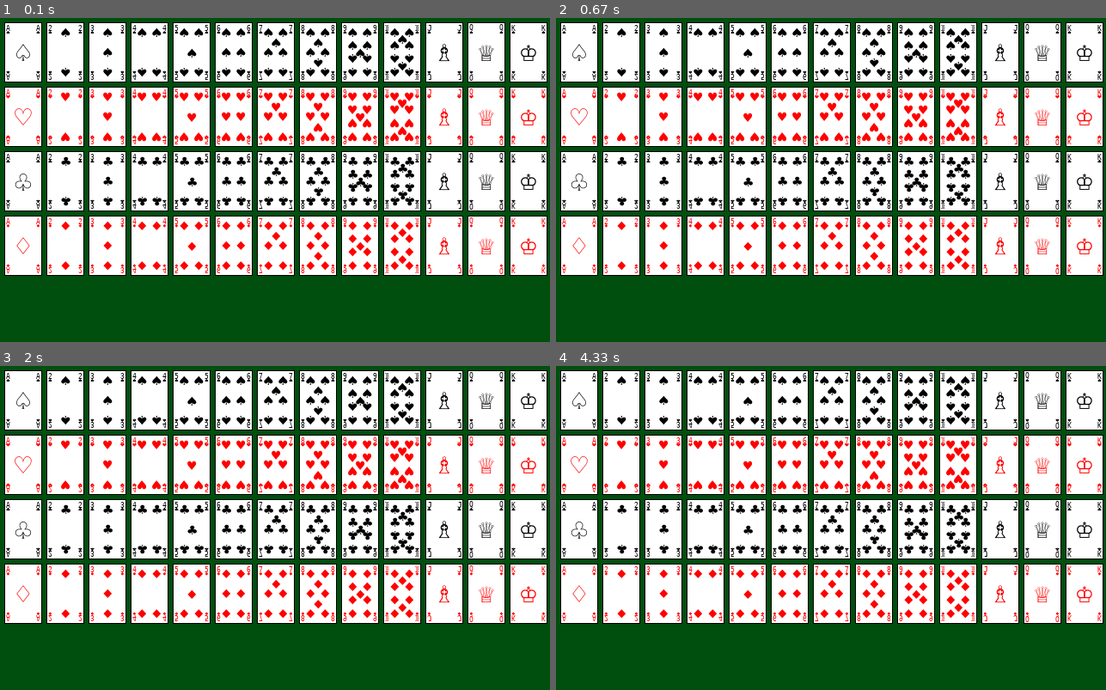
Above: before the commit, frames 1-4 (two rows, left to right).
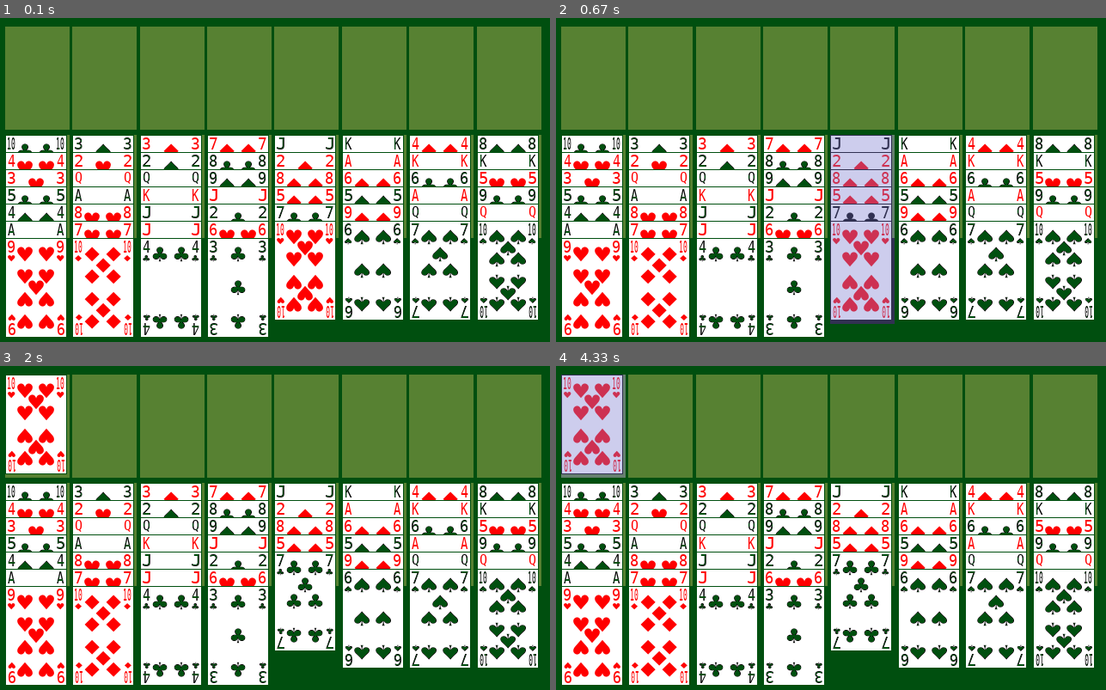
Above: after the commit, the same moments.

Repository: NoShadock/pygame-freecell
Game: pygame game, started from freecell.py
Same seed, same stepped clock (60 frames per second), same inputs: the game is played once before the commit and once after it.
Inputs (mouse positions are in pixels of both pictures, inside the frame that each line leads up to):
- Up to frame 1 (0.1 s): no input
- Up to frame 2 (0.67 s): press the mouse at (831, 251) at 0.37 s; move the mouse to (765, 238) at 0.47 s; release the mouse at (699, 228) at 0.6 s
- Up to frame 3 (2 s): press the mouse at (38, 427) at 0.7 s; move the mouse to (66, 450) at 0.8 s; release the mouse at (88, 472) at 0.93 s; move the mouse to (165, 424) at 1.13 s; click (165, 424) at 1.38 s; move the mouse to (outside the picture) at 1.77 s
- Up to frame 4 (4.33 s): click (outside the picture) at 2.1 s; move the mouse to (974, 414) at 2.57 s; click (974, 414) at 2.9 s; tap Enter at 3.37 s; press the mouse at (594, 427) at 4.2 s; move the mouse to (787, 573) at 4.3 s

The runs differ from the first frame. In frame 1, 70% of the frame differs, in the area x 0-100%, y 1-99%; in frame 2, 73%; in frame 3, 68%; in frame 4, 70%.

Commit message:
operational freecell

Diff:
--- /dev/null
+++ b/board.py
@@ -0,0 +1,238 @@
+from deck import card_size, Colors, Card
+import pygame
+from collections import deque
+from itertools import count
+
+
+class Slot(object):
+    """
+    A space on the board that can contain zero, one or many Card -> Sequence<Card>
+    """
+
+    def __init__(self, spread=False, spreadth=0):
+        self.stack = []
+        self.spread = spread
+        if spread and spreadth < 1:
+            raise ValueError(f'cannot spread slot stack lower than spreadth=1, got {spreadth}')
+        self.spreadth = spreadth
+        self._peeking_at = None
+
+    def __getitem__(self, index):
+        return self.stack[index]
+
+    def __len__(self):
+        return len(self.stack)
+
+    def put(self, cards):
+        """
+        Put a single card or iterable on top of the slot if feasible
+        Raises ValueError if not feasible
+        """
+        if isinstance(cards, Card):
+            self.put_single(cards)
+        else:
+            # backup state for revert
+            self.freeze()
+            try:
+                for c in cards:
+                    self.put_single(c)
+            except ValueError as e:  # revert changes
+                self.revert()
+                raise e
+            finally:
+                self.unfreeze()
+
+    def freeze(self):
+        '''save state for upcoming revert'''
+        self._freeze_stack = self.stack.copy()
+
+    def revert(self):
+        '''revert to previously frozen state'''
+        self.stack = self._freeze_stack
+
+    def unfreeze(self):
+        '''delete saved state'''
+        del self._freeze_stack
+
+    def put_single(self, card):
+        self.stack.append(card)
+
+    def pop_from(self, index):
+        resp, self.stack = self[index:], self[:index]
+        return resp
+
+    def receive_from(self, slot, max_cards):
+        # print(self.__class__.__name__, ': receive max ', max_cards)
+        for k in range(max_cards, 0, -1):
+            try:
+                self.put(slot[-k:])
+            except ValueError:
+                continue
+            else:
+                slot.pop_from(-k)
+                return True
+        else:
+            return False
+
+    def is_empty(self):
+        try:
+            self[0]
+        except IndexError:
+            return True
+        else:
+            return False
+
+    @property
+    def base_size(self):
+        global card_size
+        return card_size
+
+    def _step_height(self):
+        if not self.spread:
+            return 0
+        n = len(self)
+        if n == 0:
+            return 0
+        _, h = self.base_size
+        return min(h // 6, int((self.spreadth - 1) * h // n))
+
+    def _height(self, index):
+        return int(index * self._step_height())
+
+    def get_index(self, position):
+        """
+        position -> tuple (x, y) relative position to the Slot origin/topleft
+        """
+        x, y = position
+        s = self._step_height()
+        if s == 0:
+            return len(self) - 1
+        else:
+            return min(len(self) - 1, int(y / s))
+
+    def get_position(self, index):
+        """
+        return position -> tuple (x, y) relative position to the Slot origin/topleft
+        """
+        if index < 0:
+            index += len(self)
+        return (0, self._height(index))
+
+    def area(self):
+        w, h = self.base_size
+        return pygame.Rect(0, 0, w, self.get_position(-1)[1] + h)
+
+    def peek_on(self, index_or_position):
+        try:
+            x, y = index_or_position
+        except TypeError:
+            index = index_or_position
+        else:
+            index = self.get_index(index_or_position)
+        if 0 <= index < len(self):
+            self._peeking_at = index
+            # print(f'{self.__class__.__name__}: peeking at {index}')
+        else:
+            raise IndexError('peeking index out of bounds')
+
+    def peek_off(self):
+        self._peeking_at = None
+
+    def render(self):
+        # TODO improve perf
+        w, h = self.base_size
+        surface = pygame.Surface(size=(w, self.spreadth * h if self.spread else h))
+        surface.fill(Colors.light_green, pygame.Rect(0, 0, w, h))
+        surface.set_colorkey(Colors.black)
+        for i, card in enumerate(self):  # TODO reverse order to lazy blit
+            surface.blit(card.render(), self.get_position(i))
+        if self._peeking_at is not None:
+            surface.blit(self[self._peeking_at].render(), self.get_position(self._peeking_at))
+        return surface
+
+    def save(self):
+        return self.stack.copy()
+
+    def load(self, from_stack):
+        self.stack = from_stack
+
+
+class FoundationSlot(Slot):
+    """docstring for FoundationSlot"""
+
+    def put_single(self, card):
+        try:
+            topmost = self[-1]
+        except IndexError:  # empty slot
+            if card.number == 1:
+                super().put_single(card)
+            else:
+                raise ValueError(f'First on FoundationSlot must be an Ace, got {card}')
+        else:
+            if card.suit == topmost.suit and card.number == topmost.number + 1:
+                super().put_single(card)
+            else:
+                raise ValueError(f'Expecting following to {topmost} got {card}')
+
+
+class ToggleSlot(Slot):
+    def __init__(self, *args, **kwargs):
+        super().__init__(*args, **kwargs)
+        self._toggle = False
+
+    def toggle(self, value=None):
+        if self.is_empty():
+            self._toggle = False
+        elif value:
+            self._toggle = value
+        else:
+            self._toggle ^= True
+        return self._toggle
+
+    def render(self):
+        srf = super().render()
+        if self._toggle:
+            shade = pygame.Surface(size=self.area().size)
+            shade.fill(Colors.blueish)
+            shade.set_alpha(100)
+            srf.blit(shade, self.area())
+        return srf
+
+
+class ReserveSlot(ToggleSlot):
+    """docstring for ReserveSlot"""
+
+    def put_single(self, card):
+        if self.is_empty():
+            super().put_single(card)
+        else:
+            raise ValueError('Slot is already occupied')
+
+    def receive_from(self, slot, *a, **kw):
+        return super().receive_from(slot, max_cards=1)
+
+
+class TableauSlot(ToggleSlot):
+    """docstring for TableauSlot"""
+
+    def __init__(self):
+        super().__init__(spread=True, spreadth=2.5)
+
+    def put_single(self, card):
+        try:
+            topmost = self[-1]
+        except IndexError:
+            super().put_single(card)
+        else:
+            if card.number == topmost.number - 1 and card.suit.index % 2 != topmost.suit.index % 2:
+                super().put_single(card)
+            else:
+                raise ValueError(f'{card} cannot stack on {topmost}')
+
+
+def main():
+    pass
+
+
+if __name__ == '__main__':
+    main()
--- a/deck.py
+++ b/deck.py
@@ -8,8 +8,10 @@
 from time import sleep
 from operator import sub
 from contextlib import suppress
-
-card_ratio = 8 / 5
+import random
+
+
+card_ratio = 8 / 5  # heigth / width
 card_size = (75, 120)
 font = None
 font_selection = [
@@ -26,10 +28,11 @@
 class Colors(object):  # hex code comments for my color highlighter
     red = Color(r=255, g=0, b=0)  # 0xFF0000
     green = Color(r=0, g=79, b=15)  # 0x004D0F
-    light_green = Color(r=0, g=79, b=15)  # 0x578132
+    light_green = Color(r=87, g=129, b=50)  # 0x578132
     black = Color(r=0, g=0, b=0)  # 0x000000
     white = Color(r=255, g=255, b=255)  # 0xFFFFFF
     blue = Color(r=0, g=0, b=255)  # 0x0000FF
+    blueish = Color(r=127, g=127, b=211)  # 0x7F7FD3
     gold = pygame.color.THECOLORS['goldenrod']
 
 
@@ -69,7 +72,7 @@
         return self.number in self.court
 
     def __str__(self):
-        return self.value + self.car.suit.symbol
+        return self.value + self.suit.symbol
 
 
 class CardSurface(FrenchCard):
@@ -238,12 +241,12 @@
         corner_value = corner_sprite.get_rect()
         corner_value.height //= 2  # top half corner
         self.blit_text_to(corner_sprite, text=self.value, position=corner_value)
-        corner_sym = pygame.Rect(corner_value.midbottom, (min(corner_value.size),) * 2)
-        corner_sym.centerx = corner_value.centerx
-        self.blit_text_to(corner_sprite, text=self.suit.symbol, position=corner_sym)
+        corner_symbol = pygame.Rect((0, corner_value.bottom + margin), (min(corner_value.width, corner_value.height - margin),) * 2)
+        corner_symbol.centerx = corner_value.centerx
+        self.blit_text_to(corner_sprite, text=self.suit.symbol, position=corner_symbol)
         topleft_corner = corner_sprite.get_rect().move(margin, margin)
         corners = [rect_symetry(topleft_corner, x=x, y=y) for x in [None, card.centerx] for y in [None, card.centery]]
-        flipped_corner_sprite = pygame.transform.flip(corner_sprite, False, True)
+        flipped_corner_sprite = pygame.transform.flip(corner_sprite, True, True)
         for corner_position in corners:
             self.surface.blit(flipped_corner_sprite if corner_position.y > card.centery else corner_sprite, corner_position)
         # center symbols
@@ -251,8 +254,8 @@
         cisize = tuple(map(lambda it: reduce(sub, it), zip(botright_corner.bottomleft, (margin, 0), topleft_corner.midright)))
         card_image_sprite = pygame.Surface(size=cisize)
         card_image = card_image_sprite.get_rect(center=card.center)
-        sym_size = min(2 * card_image.width // 5, card_image.height // 4)
-        court_size = 3 * sym_size
+        symbol_size = min(2 * card_image.width // 5, card_image.height // 4)
+        court_size = 3 * symbol_size
         if self.is_court():
             # display big pic in center
             try:
@@ -263,66 +266,80 @@
                 court_srf, _ = self.font.render(court_srf, size=court_size, fgcolor=self.suit.color)
             self.surface.blit(court_srf, court_srf.get_rect(center=card_image.center))
         else:
-            sym_sprite, sym = font_fill(self.font, text=self.suit.symbol, size=(sym_size,) * 2, fgcolor=self.suit.color)
-            sym.topleft = (0, 0)
-            flipped_sym_sprite = pygame.transform.flip(sym_sprite, False, True)
+            symbol_sprite, symbol = font_fill(self.font, text=self.suit.symbol, size=(symbol_size,) * 2, fgcolor=self.suit.color)
+            symbol.topleft = (0, 0)
+            flipped_symbol_sprite = pygame.transform.flip(symbol_sprite, False, True)
             # numbers = [1, 2, 3, 4, 5, 6, 7, 8, 9, 10]
             # columns = [1, 1, 1, 2, 2, 2, 2, 2, 2, 2]
             # per_col = [1, 2, 3, 2, 2, 3, 3, 3, 4, 4]
             # remaind = [0, 0, 0, 0, 1, 0, 1, 0, 1, 2]
             if self.number < 4:
                 per_col = self.number
-                column_x = card_image.centerx - (sym.width // 2)
+                column_x = card_image.centerx - (symbol.width // 2)
             else:
                 per_col = self.number // 3 + 1
                 column_x = card_image.x
-            column_y = (card_image.y + (card_image.h - sym.h) * k / (per_col - 1) for k in range(per_col))
-            positions = [sym.move(column_x, y) for y in column_y]
+            column_y = (card_image.y + (card_image.h - symbol.h) * k / (per_col - 1) for k in range(per_col))
+            positions = [symbol.move(column_x, y) for y in column_y]
             if self.number >= 4:  # add symetric positions
                 positions += [rect_symetry(pos, x=card_image.centerx) for pos in positions]
-            column_y = [card_image.y + sym.h / 2 + (card_image.h - sym.h) * (2 * k + 1) / 2 / (per_col - 1) for k in range(per_col)]
+            column_y = [card_image.y + symbol.h / 2 + (card_image.h - symbol.h) * (2 * k + 1) / 2 / (per_col - 1) for k in range(per_col)]
             remainder_y = {5: [card_image.centery], 9: [card_image.centery], 7: column_y[0:1], 8: column_y[0:2],
                            10: column_y[0:3:2]}.get(self.number, [])
-            positions += (sym_sprite.get_rect(center=(card_image.centerx, y)) for y in remainder_y)
+            positions += (symbol_sprite.get_rect(center=(card_image.centerx, y)) for y in remainder_y)
             for pos in positions:
-                self.surface.blit(flipped_sym_sprite if pos.y > card.centery else sym_sprite, pos)
-
-
+                self.surface.blit(flipped_symbol_sprite if pos.y > card.centery else symbol_sprite, pos)
+
+
+class EmptySlot(CardSurface):
+    def render(self):
+        self.surface.fill(Colors.light_green)
+        return self.surface
+
+
+empty_card = EmptySlot()
 deck = [Card(number=i, suit=Suits.suits[s]) for s in range(4) for i in range(1, 14)]
 
 
 def _resize(new_size):
     global card_size
     card_size = new_size
-    for c in deck:
+    for c in chain(deck, [empty_card]):
         c.resize(new_size)
+    return card_size
 
 
 @singledispatch
 def resize(new_width):
     new_size = int(new_width), int(new_width * card_ratio)
-    _resize(new_size)
+    return _resize(new_size)
 
 
 @resize.register(tuple)
 def _(new_size):
-    _resize(new_size)
+    return _resize(new_size)
+
+
+def set_size(screensize, cols=8, rows=3.5, margin=5):
+    ws, hs = screensize
+    ws -= (cols + 1) * margin
+    hs -= (rows + 1) * margin
+    h = int(min(ws / cols * card_ratio, hs / rows))
+    w = int(h / card_ratio)
+    return resize((w, h))
+
+
+def shuffle():
+    random.shuffle(deck)
 
 
 def show_deck(screen, suit_offset=0, clean=True):
     if(clean):
         screen.fill(Colors.green)
     m = 5
+    set_size(screen.get_rect().size, cols=13, rows=4, margin=m)
     wc, hc = map(lambda x: x + m, card_size)
-    n = len(deck)
-    rows = len(Suits.suits)
-    cols = (n - 1) // rows + 1
-    _, _, ws, hs = screen.get_rect()
-    max_wc = min(ws // cols, hs / card_ratio // rows)
-    if max_wc < wc:
-        resize(max_wc - m)
-        wc, hc = map(lambda x: x + m, card_size)
-    for c, (i, j) in zip(deck, ((i, j) for i in range(rows) for j in range(cols))):
+    for c, (i, j) in zip(deck, ((i, j) for i in range(4) for j in range(13))):
         screen.blit(c.render(), (m + wc * j, m + hc * i))
     pygame.display.update()
 
@@ -360,6 +377,7 @@
             show_deck(screen, offset)
             while wait_events():
                 sleep(0.01)
+                shuffle()
     except EOFError:
         pass
     finally:
--- a/examp_resize.py
+++ /dev/null
@@ -1,16 +0,0 @@
-import pygame
-from pygame.locals import *
-pygame.init()
-screen = pygame.display.set_mode((500, 500), HWSURFACE | DOUBLEBUF | RESIZABLE)
-pic = pygame.image.load("example.png")  # You need an example picture in the same folder as this file!
-screen.blit(pygame.transform.scale(pic, (500, 500)), (0, 0))
-pygame.display.flip()
-while True:
-    pygame.event.pump()
-    event = pygame.event.wait()
-    if event.type == QUIT:
-        pygame.display.quit()
-    elif event.type == VIDEORESIZE:
-        screen = pygame.display.set_mode(event.dict['size'], HWSURFACE | DOUBLEBUF | RESIZABLE)
-        screen.blit(pygame.transform.scale(pic, event.dict['size']), (0, 0))
-        pygame.display.flip()
--- a/freecell.py
+++ b/freecell.py
@@ -1,69 +1,297 @@
 #!/usr/bin/env python3
 import deck
+from board import ReserveSlot, FoundationSlot, TableauSlot
 import pygame
-from pygame.constants import KEYDOWN, QUIT, RESIZABLE, VIDEORESIZE
+from pygame.constants import KEYDOWN, QUIT, RESIZABLE, VIDEORESIZE, MOUSEBUTTONDOWN, MOUSEBUTTONUP
 from collections import defaultdict, deque, namedtuple
 from functools import reduce
+from copy import copy
+from itertools import chain, cycle
 import operator
-import time
+from contextlib import suppress
+
+
+def on_quit(event):
+    print('quit')
+    raise EOFError('quit signal')  # break the main loop
+
+
+def on_resize(event):
+    # need to delay action otherwise pygame choke
+    def process_resize(screensize):
+        resize(screensize)
+        return True
+
+    delay(action=lambda: resize(event.size), key='resize')
+
+
+_focus = None
+
+
+def unfocus():
+    global _focus
+    if _focus is None:
+        return False
+    else:
+        _focus.toggle(False)
+        _focus = None
+        return True
+
+
+def click(position):
+    global _focus
+    pos, slot = get_slot(position)
+    if _focus is None or slot is _focus:
+        try:
+            _focus = slot if slot.toggle() else None
+        except AttributeError:
+            return False
+        else:
+            return True
+    else:
+        changed = slot.receive_from(_focus, max_cards=(1 + count_empty(tableau)) * (1 + count_empty(reserve)))
+        print(changed)
+        unfocus()
+        if changed:
+            save_board_state()
+        return True
+
+
+def count_empty(iterable_slots):
+    return sum(map(lambda x: x.is_empty(), iterable_slots))
+
+
+_peek = []
+
+
+def peek(position):
+    pos, slot = get_slot(position)
+    try:
+        r = slot.area().move(pos)
+        if r.collidepoint(*position):
+            x, y, a, b = *position, *pos
+            relpos = (x - a, y - b)
+            slot.peek_on(relpos)
+            _peek.append(slot)
+    except AttributeError:
+        return False
+    else:
+        return True
+
+
+click_handlers = defaultdict(lambda: no_action, {1: click, 3: peek})
+
+
+def on_click(event):
+    try:
+        return click_handlers[event.button](event.pos)
+    except ValueError:
+        return unfocus()
+
+
+def save_board_state():
+    print('saving state to history')
+    global history, history_current, history_future
+    if history_current:
+        history.append(history_current)
+    history_current = tuple([slot.save() for slot in panel] for panel in board)
+    history_future.clear()
+
+
+def _history_step(from_stack, to_stack):
+    global board, history_current
+    try:
+        state = from_stack.pop()  # raises IndexError if no history
+    except IndexError:
+        print('failed history step')
+    else:
+        to_stack.append(history_current)
+        history_current = state
+        print('load historical state')
+        for panel, saved_panel in zip(board, history_current):
+            for slot, saved_slot in zip(panel, saved_panel):
+                slot.load(saved_slot)
+        return True
+
+
+def step_forward():
+    global history, history_future
+    print(f'before -> past ({len(history)}) future ({len(history_future)})')
+    resp = _history_step(from_stack=history_future, to_stack=history)
+    print(f'after -> past ({len(history)}) future ({len(history_future)})')
+    return resp
+
+
+def step_back():
+    global history, history_future
+    print(f'before -> past ({len(history)}) future ({len(history_future)})')
+    resp = _history_step(from_stack=history, to_stack=history_future)
+    print(f'after -> past ({len(history)}) future ({len(history_future)})')
+    return resp
+
+
+key_handlers = defaultdict(lambda: no_action, {'-': step_back, '+': step_forward})
 
 
 def on_keydown(event):
     print(event)
-    return False
-
-
-def on_quit(event):
-    print('quit')
-    raise EOFError('quit signal')
-
-
-def on_resize(event):
-    print('resize ', event.size, pygame.display.get_surface().get_rect())
-    # need to delay action otherwise pygame choke
-    k = 'resize'
-    # if k not in differed:
-    differed[k] = DifferedAction(delay=5000, action=lambda: resize(event.size))
-    return False
-
-
-def resize(size):
-    print('resizing: ', size)
-    pygame.display.set_mode(size, RESIZABLE)
-    deck.resize(size)
+    return key_handlers[event.unicode]()
+
+
+def pop_iter(stack):
+    try:
+        while True:
+            yield stack.pop()
+    except IndexError:
+        raise StopIteration()
+
+
+def on_click_release(event):
+    if event.button == 3:  # turn peek off
+        resp = len(_peek) > 0
+        for slot in pop_iter(_peek):
+            slot.peek_off()
+        return resp
+
+
+def resize(screensize):
+    pygame.display.set_mode(screensize, RESIZABLE)
+    return deck.set_size(screensize, cols=8, rows=3.5, margin=margin * screensize[0])  # init board
 
 
 def no_action(*a):
     return False
 
 
-handlers = defaultdict(lambda: no_action, {KEYDOWN: on_keydown, QUIT: on_quit, VIDEORESIZE: on_resize})
-DifferedAction = namedtuple('DifferedAction', ['delay', 'action'])
-differed = {}
+_differed = {}
+_differed_delay = {}
+
+
+def delay(action, key, delay=5000):
+    _differed_delay[key] = delay
+    _differed[key] = action
+
+
+handlers = defaultdict(lambda: no_action, {KEYDOWN: on_keydown,
+                                           QUIT: on_quit,
+                                           VIDEORESIZE: on_resize,
+                                           MOUSEBUTTONDOWN: on_click,
+                                           MOUSEBUTTONUP: on_click_release})
 
 
 def process_events():
-    return reduce(operator.or_, (handlers[event.type](event) for event in pygame.event.get(pump=True)), False)
+    return reduce(operator.or_, (bool(handlers[event.type](event)) for event in pygame.event.get()), False)
+
+
+def process_differed_events():
+    change = False
+    for k in list(_differed):
+        _differed_delay[k] -= 1
+        if _differed_delay[k] <= 0:
+            _differed[k]()
+            del _differed[k]
+            del _differed_delay[k]
+            change = True
+    return change
+
+
+reserve = [ReserveSlot() for i in range(4)]
+foundation = [FoundationSlot() for i in range(4)]
+tableau = [TableauSlot() for i in range(8)]
+board = (reserve, foundation, tableau)
+margin = 0.01  # % screen_width
+slotmap = {}  # position -> slot  where position is in percent card_size
+
+history = deque()
+history_current = None
+history_future = deque()
+
+
+def get_slot(position):
+    """
+    Return tuple(slot_origin, slot) for the first slot that collide with position
+    Raises ValueError if no slot collide
+    """
+    x, y = position
+    w, h = deck.card_size
+    x, y = x / w, y / h  # convert to percent card_size
+
+    def dist_from(origin):
+        a, b = origin
+        return abs(x - a) + abs(y - b)
+
+    def topleft_quadrant(origin):
+        a, b = origin
+        return a <= x and b <= y
+
+    try:
+        percent_position = sorted(filter(topleft_quadrant, slotmap), key=dist_from)[0]
+    except IndexError:
+        raise ValueError('No slot collides')
+    else:
+        ax, ay = percent_position
+        pos, slot = (ax * w, ay * h), slotmap[percent_position]
+        if slot.area().move(*pos).collidepoint(*position):
+            return pos, slot
+        else:
+            raise ValueError('No slot collides')
+
+
+def push_to_foundation():
+    r = reduce(operator.or_, (bool(fnd.receive_from(tab, max_cards=1)) for tab in tableau for fnd in foundation), False)
+    print(f'foundation push={r} score={score()}')
+
+
+def score():
+    return sum(map(len, foundation))
+
+
+def win_condition():
+    return score() == len(deck.deck)
+
+
+def refresh_display():
+    screen = pygame.display.get_surface()
+    screen.fill(deck.Colors.green)
+    w, h = deck.card_size
+    for relativePosition, slot in slotmap.items():
+        i, j = relativePosition  # relative %
+        position = int(i * w), int(j * h)  # absolute pixels
+        screen.blit(slot.render(), position, slot.area())
+    pygame.display.flip()
+
+
+def init():
+    pygame.init()
+    screensize = (640, 480)
+    w, h = resize(screensize)
+    # filter events
+    pygame.event.set_allowed(list(handlers))
+    # init deck
+    m = margin * screensize[0] / w  # % card_width
+    for k, slot in enumerate(chain(*board)):
+        relativePosition = (m + (1 + m) * (k % 8), m + (1 + m) * (k // 8))
+        slotmap[relativePosition] = slot
+    # deal cards
+    deck.shuffle()
+    for card, slot in zip(deck.deck, cycle(tableau)):
+        slot.stack.append(card)
+    # init history+
+    save_board_state()
+    refresh_display()
 
 
 def main():
-    pygame.init()
-    screen = pygame.display.set_mode((640, 480), RESIZABLE)
-    deck.show_deck(screen)
-    try:
-        while True:
-            change = False
-            if process_events():
-                change = True
-            for k in list(differed):
-                differed[k] = DifferedAction(delay=differed[k].delay - 1, action=differed[k].action)
-                if differed[k].delay <= 0:
-                    differed[k].action()
-                    del differed[k]
-                    change = True
-            if change:
-                deck.show_deck(pygame.display.get_surface())
-    except EOFError:
+    init()
+    try:
+        while not win_condition():
+            pygame.event.pump()
+            if process_events() or process_differed_events():
+                push_to_foundation()
+                refresh_display()
+        else:
+            print('Congrats !')
+    except EOFError:  # Quit
         pass
     finally:
         pygame.quit()
Binary file removed: example.png
